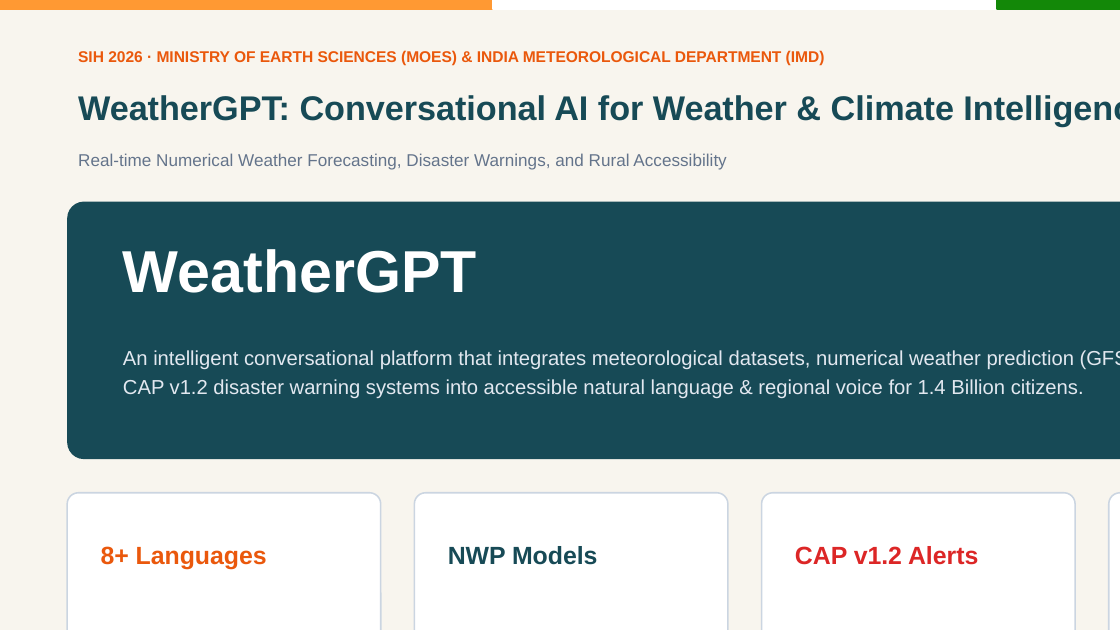
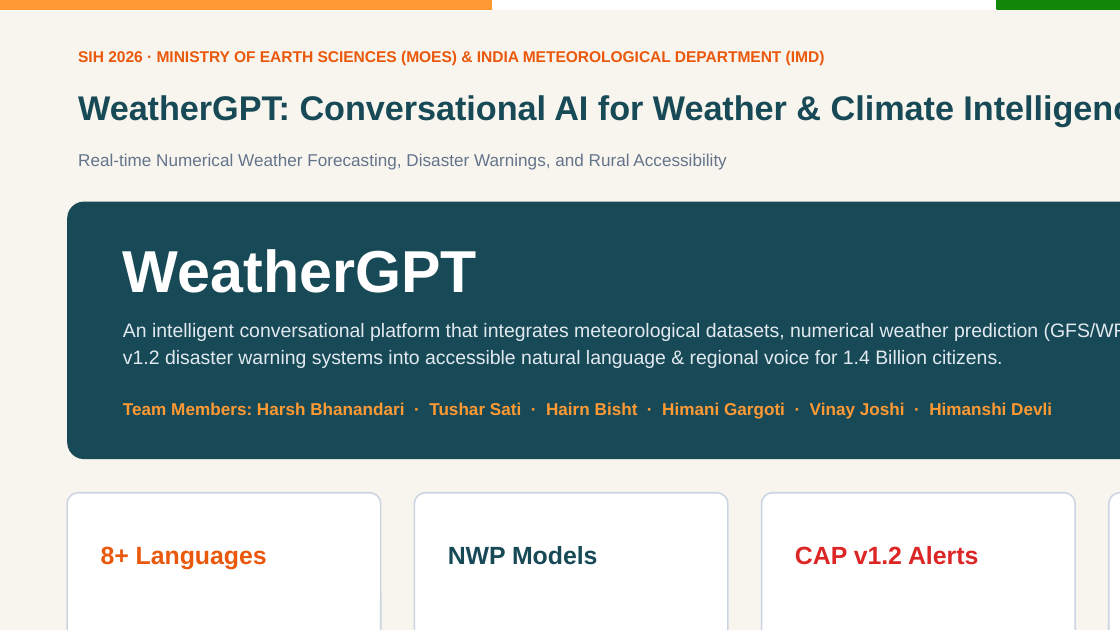
Before and after one commit to satitushar26-tech/WeatherGPT, a slide deck: slide 1 of WeatherGPT_SIH2026_Presentation.pptx. Drawn at 1120x630 pixels with LibreOffice and Linux fonts; fonts in the diff are those of the drawing. Boxes give left, top, right and bottom in pixels: in the first picture for what was removed or moved away, otherwise in the second. Text is boxed around its words. In the diff, an @@ line names an element or a change of style, - is before the commit and + after.

Commit message:
feat: add team member names to presentation slides, PDF, and PPTX

```diff
--- a/WeatherGPT_SIH2026_Presentation.pptx
+++ b/WeatherGPT_SIH2026_Presentation.pptx
@@ text "An intelligent conversational platform that ...": place and size @@
-text "An intelligent conversational platform that ..." at box(123, 350, 1120, 398)
+text "An intelligent conversational platform that ..." at box(123, 323, 1120, 368)
@@ text "An intelligent conversational platform that ..." at box(123, 323, 1120, 368): size 13 to 12.5 pt; line spacing 1.2 to 1.15 @@
@@ text added at box(123, 402, 1052, 419), 11 pt, text #FF9933, bold @@
+Team Members: Harsh Bhanandari · Tushar Sati · Hairn Bisht · Himani Gargoti · Vinay Joshi · Himanshi Devli
```
Also in this commit, not shown: 1 other slide changed, 5 other files.
